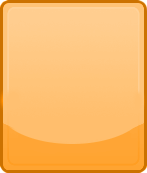
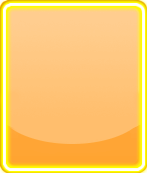
Layered file, before and after one edit (147px x 173px). Changes by layer:
added layer "isSelected" above "Blue" over [0, 0, 147, 173]
